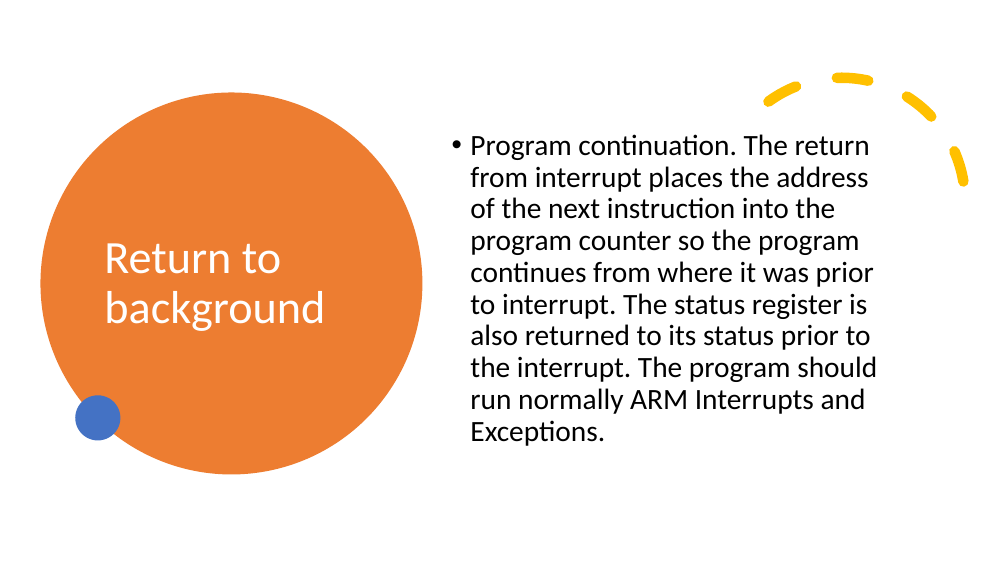
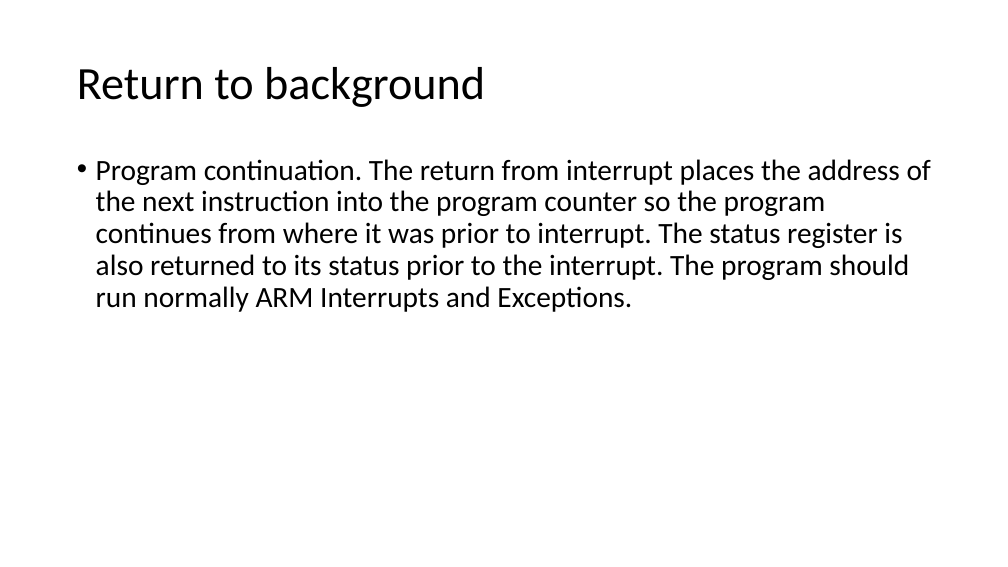
Before and after one commit to Mohamedsaied8/EmbeddedCppDiploma, a slide deck: slide 8 of interfacing/Slides/Interrupts.pptx. Drawn at 1008x567 pixels with LibreOffice and Linux fonts; fonts in the diff are those of the drawing. Boxes give left, top, right and bottom in pixels: in the first picture for what was removed or moved away, otherwise in the second. Text is boxed around its words. In the diff, an @@ line names an element or a change of style, - is before the commit and + after.

```diff
--- a/interfacing/Slides/Interrupts.pptx
+++ b/interfacing/Slides/Interrupts.pptx
@@ title "Return to background": place and size @@
-title "Return to background" at (104, 243, 325, 331)
+title "Return to background" at (77, 67, 485, 107)
@@ title "Return to background" at (77, 67, 485, 107): text colour #FFFFFF to #000000 @@
@@ arc (boxed as its full ellipse) removed at (673, 33, 1008, 370) @@
@@ ellipse removed at (40, 92, 422, 474) @@
@@ text "Program continuation. The return from ..." rewrapped from (470, 134, 877, 446) to (96, 159, 931, 312) @@
@@ ellipse removed at (76, 395, 121, 441) @@
```
Also in this commit, not shown: 17 other slides changed, 47 other files.
